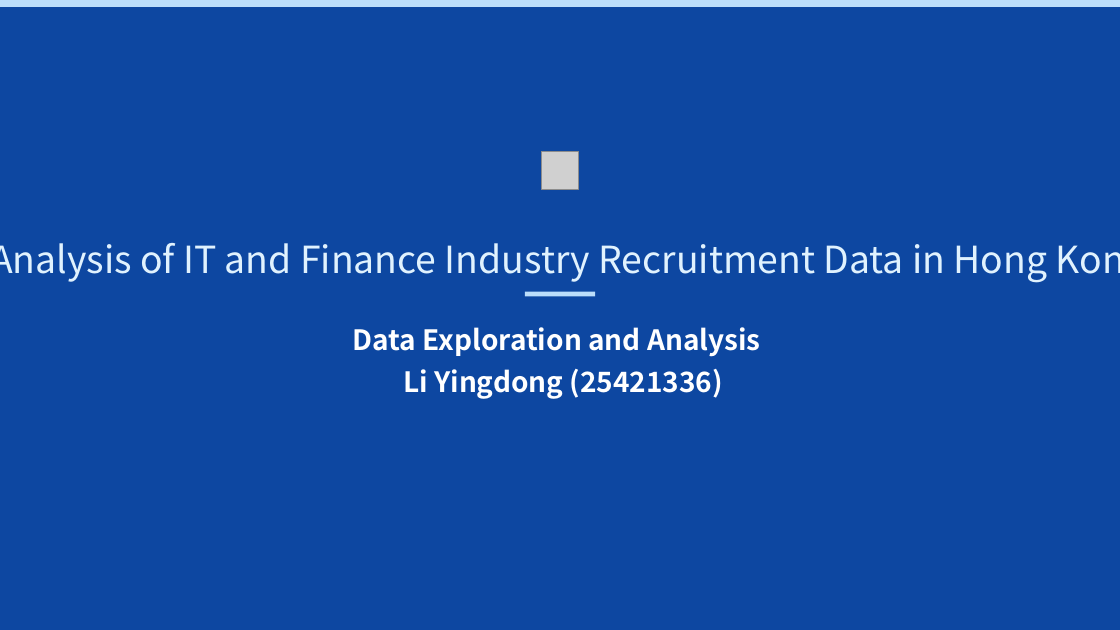
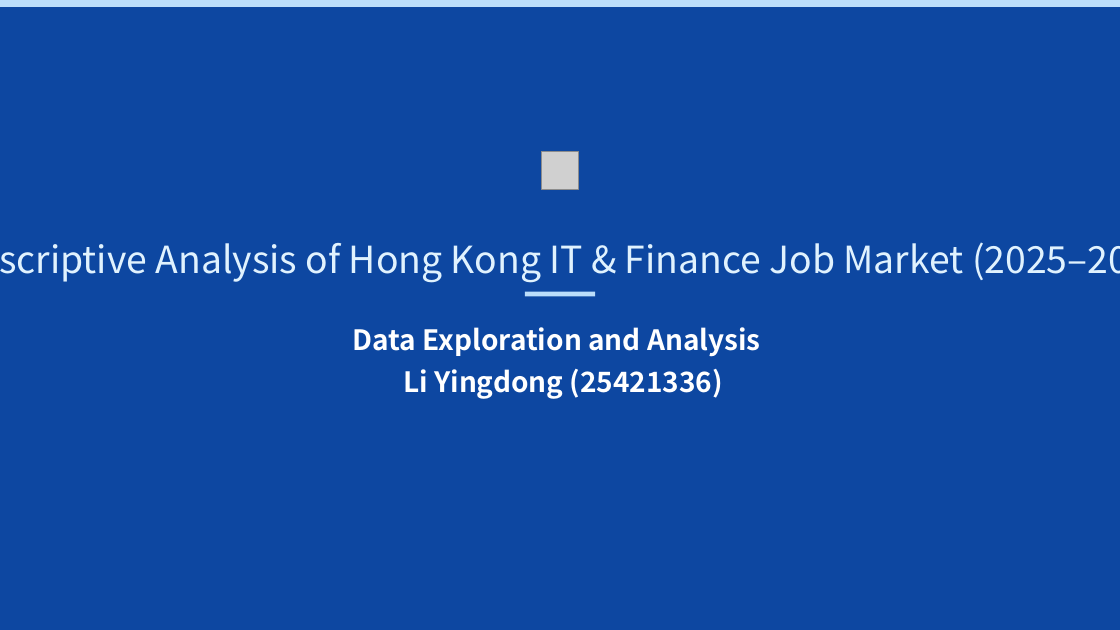
Before and after one commit to Nagikawa/hong-kong-fintech-career-analyst, a slide deck: slide 1 of 7810 section2.pptx. Drawn at 1120x630 pixels with LibreOffice and Linux fonts; fonts in the diff are those of the drawing; grey boxes stand for pictures; background and template pictures are left out. Boxes give left, top, right and bottom in pixels: in the first picture for what was removed or moved away, otherwise in the second. Text is boxed around its words. In the diff, an @@ line names an element or a change of style, - is before the commit and + after.

```diff
--- a/7810 section2.pptx
+++ b/7810 section2.pptx
@@ text at [156, 242, 1120, 283]: text changed @@
-Analysis of IT and Finance Industry Recruitment Data in Hong Kong
+Descriptive Analysis of Hong Kong IT & Finance Job Market (2025–2026)
```
Also in this commit, not shown: 2 other slides changed.
